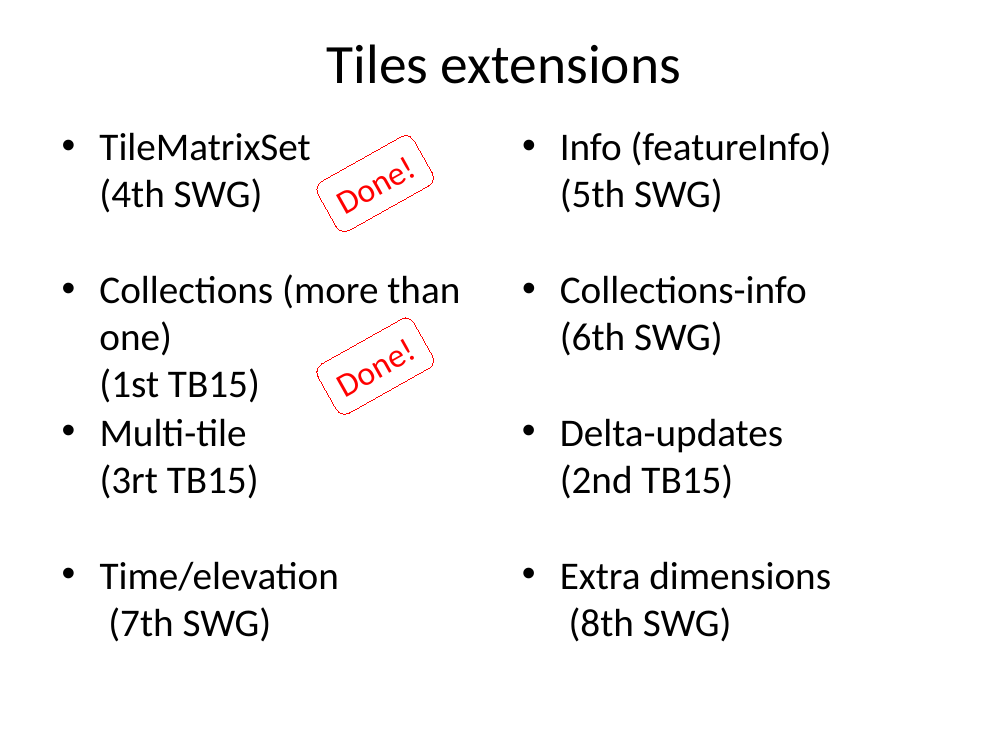
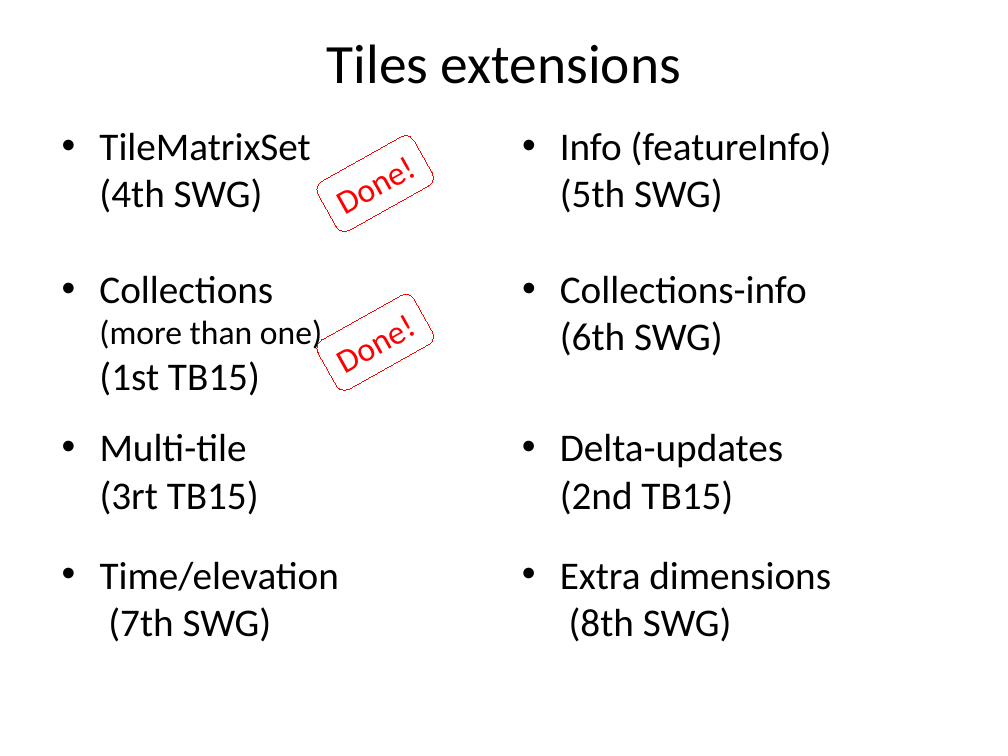
Before and after one commit to opengeospatial/ogcapi-maps, a slide deck: slide 3 of standard/images/diagrams.pptx. Drawn at 1008x756 pixels with LibreOffice and Linux fonts; fonts in the diff are those of the drawing. Boxes give left, top, right and bottom in pixels: in the first picture for what was removed or moved away, otherwise in the second. Text is boxed around its words. In the diff, an @@ line names an element or a change of style, - is before the commit and + after.

```diff
--- a/standard/images/diagrams.pptx
+++ b/standard/images/diagrams.pptx
@@ text "Collections (more than one) (1st ..." at [99, 275, 322, 396]: size 28 to 24 pt in "(more than one)" @@
@@ rounded rectangle "Done!": place and size @@
-rounded rectangle "Done!" at [314, 314, 437, 417]
+rounded rectangle "Done!" at [314, 291, 437, 394]
@@ text "Multi-tile (3rt TB15)": place and size @@
-text "Multi-tile (3rt TB15)" at [100, 418, 259, 499]
+text "Multi-tile (3rt TB15)" at [100, 433, 259, 515]
@@ text "Delta-updates (2nd TB15)": place and size @@
-text "Delta-updates (2nd TB15)" at [560, 418, 783, 499]
+text "Delta-updates (2nd TB15)" at [560, 433, 783, 515]
```
Also in this commit, not shown: 2 other slides changed, 15 other files.
